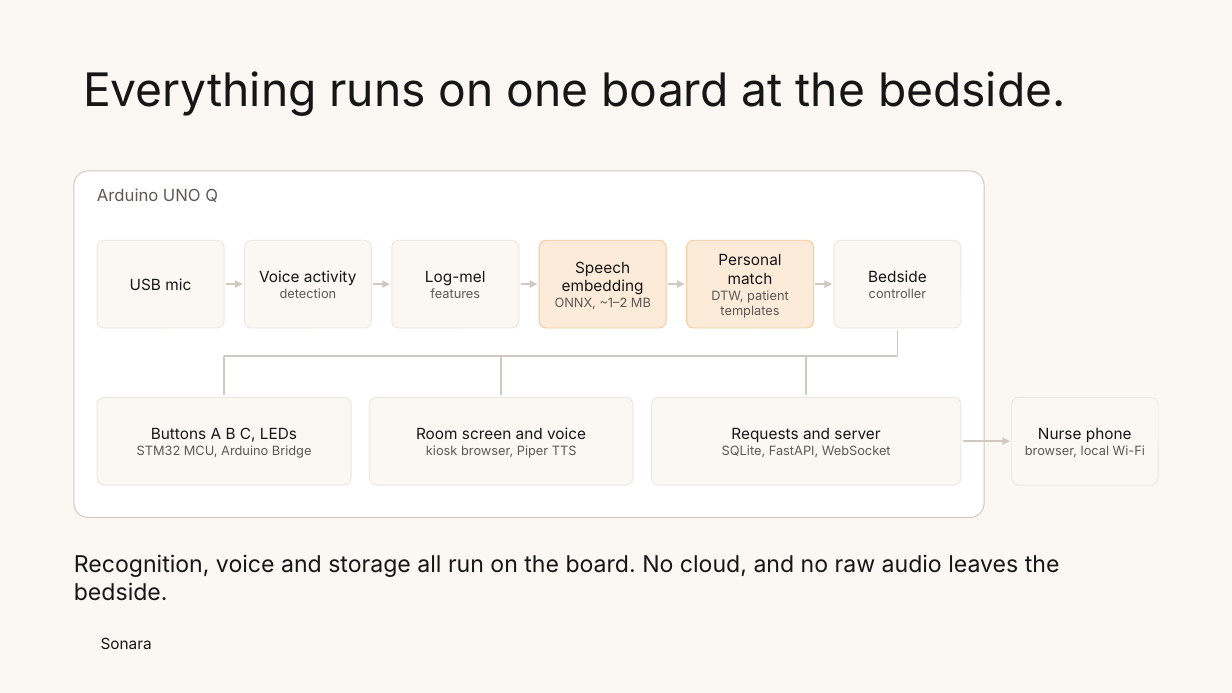
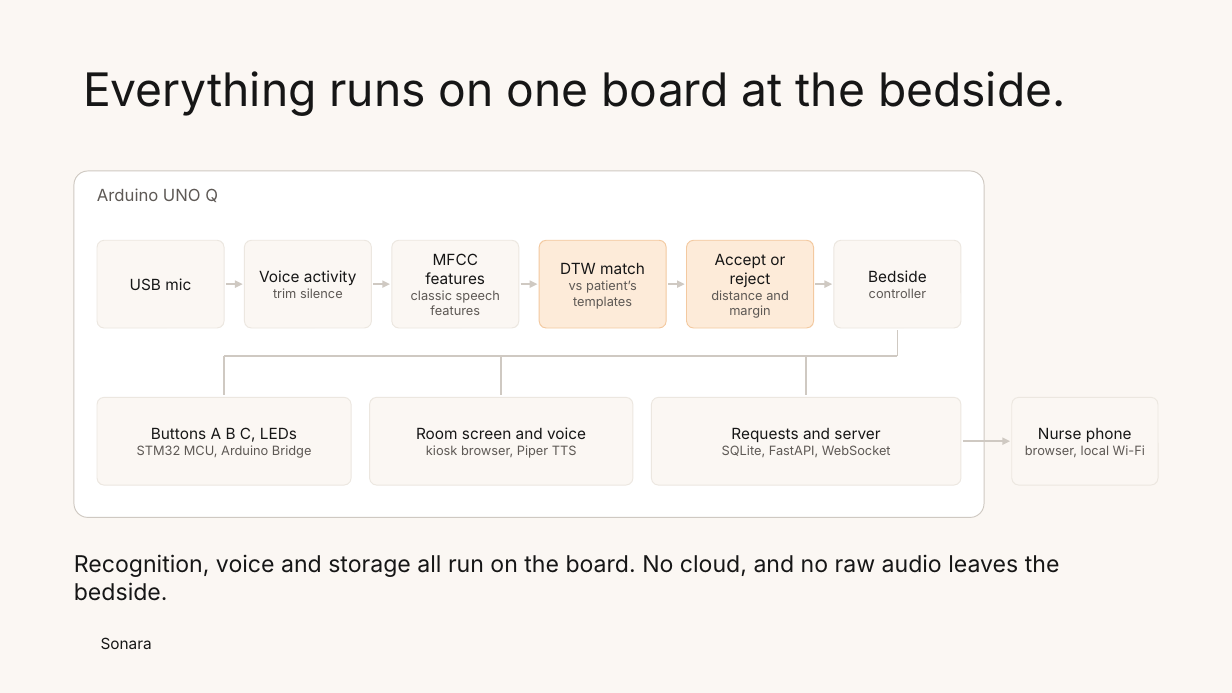
Before and after one commit to RaneemK-commits/sonara, a slide deck: slide 13 of roles/ui/presentation/Sonara-template.pptx. Drawn at 1232x693 pixels with LibreOffice and Linux fonts; fonts in the diff are those of the drawing; background and template pictures are left out. Boxes give left, top, right and bottom in pixels: in the first picture for what was removed or moved away, otherwise in the second. Text is boxed around its words. In the diff, an @@ line names an element or a change of style, - is before the commit and + after.

```diff
--- a/roles/ui/presentation/Sonara-template.pptx
+++ b/roles/ui/presentation/Sonara-template.pptx
@@ text in rounded rectangle at [411, 253, 500, 315]: text changed @@
-Log-mel
-features
+MFCC features
+classic speech features
@@ text in rounded rectangle at [560, 262, 645, 309]: text changed; size 12 to 10 pt; text colour #161616 to #5E5955 @@
-Speech embedding
-ONNX, ~1–2 MB
+DTW match
+vs patient’s templates
@@ text in rounded rectangle at [711, 253, 789, 318]: text changed @@
-Personal match
-DTW, patient templates
+Accept or reject
+distance and margin
@@ text in rounded rectangle at [273, 288, 343, 298]: text changed @@
-detection
+trim silence
```
Also in this commit, not shown: 4 other slides changed, 2 slides added.
